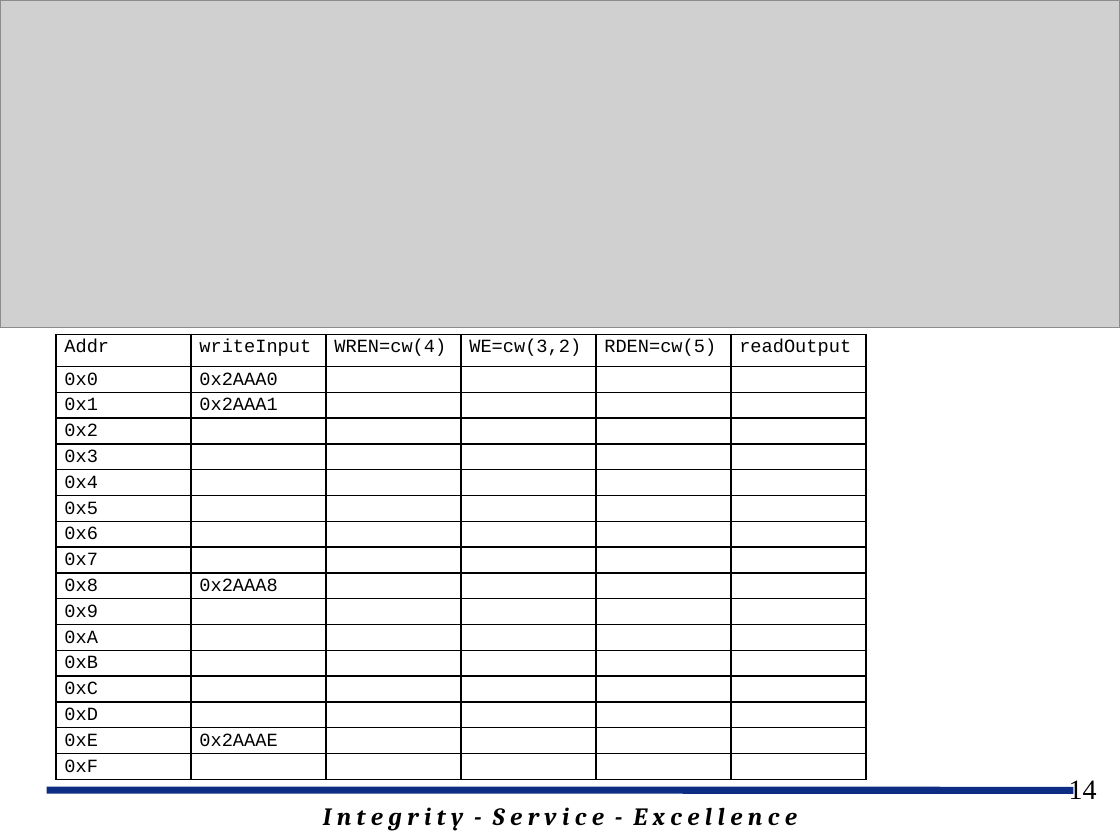
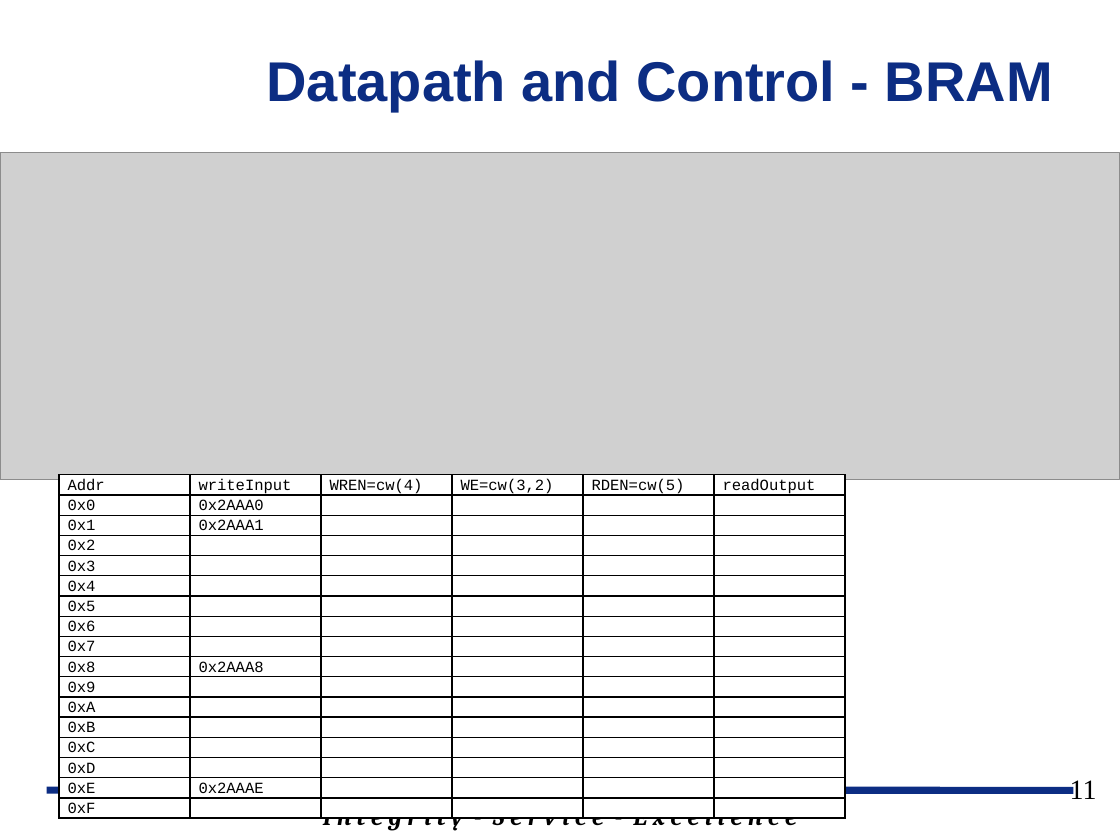
Before and after one commit to jfalkinburg/ECE383_web, a slide deck: slide 11 of lecture/slides/ECE_383_Lec12.pptx (slide 14 before the commit). Drawn at 1120x840 pixels with LibreOffice and Linux fonts; fonts in the diff are those of the drawing; grey boxes stand for pictures; background and template pictures are left out. Boxes give left, top, right and bottom in pixels: in the first picture for what was removed or moved away, otherwise in the second. Text is boxed around its words. In the diff, an @@ line names an element or a change of style, - is before the commit and + after.

```diff
--- a/lecture/slides/ECE_383_Lec12.pptx
+++ b/lecture/slides/ECE_383_Lec12.pptx
@@ title added at [267,60,1053,111], 36 pt, text #0C2D83, bold @@
+Datapath and Control - BRAM
@@ picture: place and size @@
-picture at [0,1,1120,328]
+picture at [0,152,1120,479]
@@ table at [59,475,846,840] @@
@@ fill none to #FFFFFF in 26 cells @@
@@ size 12 to 10 pt @@
@@ table: place and size @@
-table at [56,335,869,780]
+table at [59,475,846,840]
@@ page number at [1070,780,1097,799]: text changed @@
-14
+11
```
Also in this commit, not shown: 10 other slides changed, 1 slide added, 4 slides removed, 9 other files.
